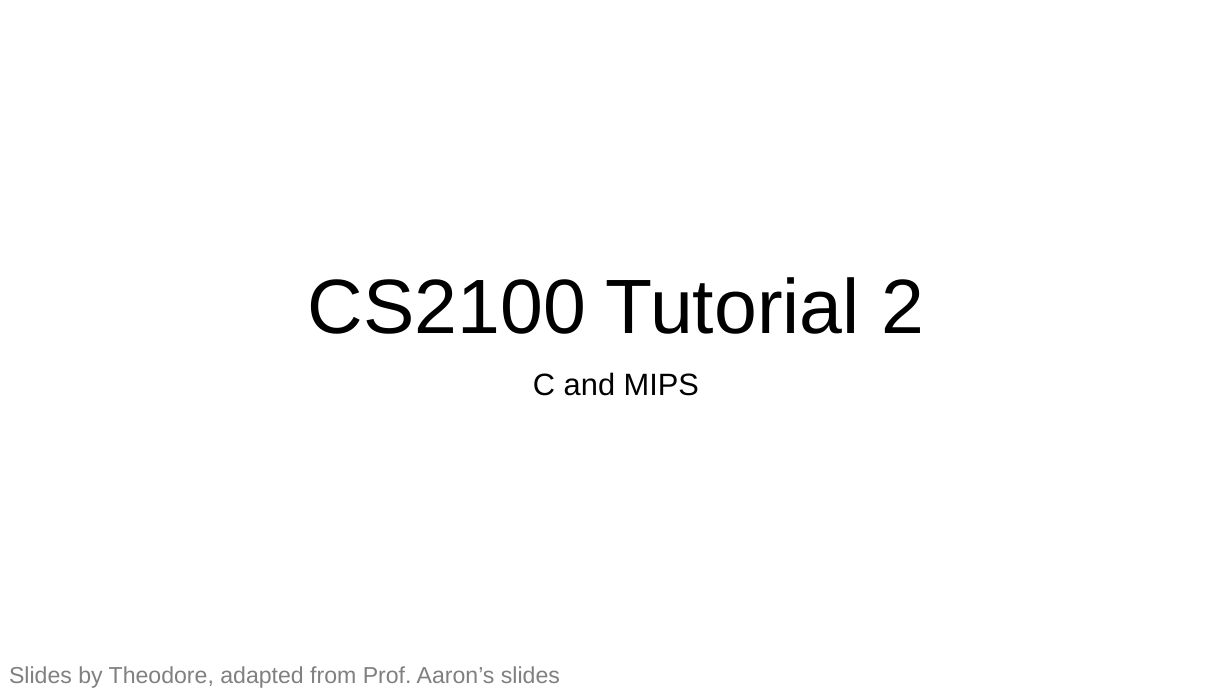
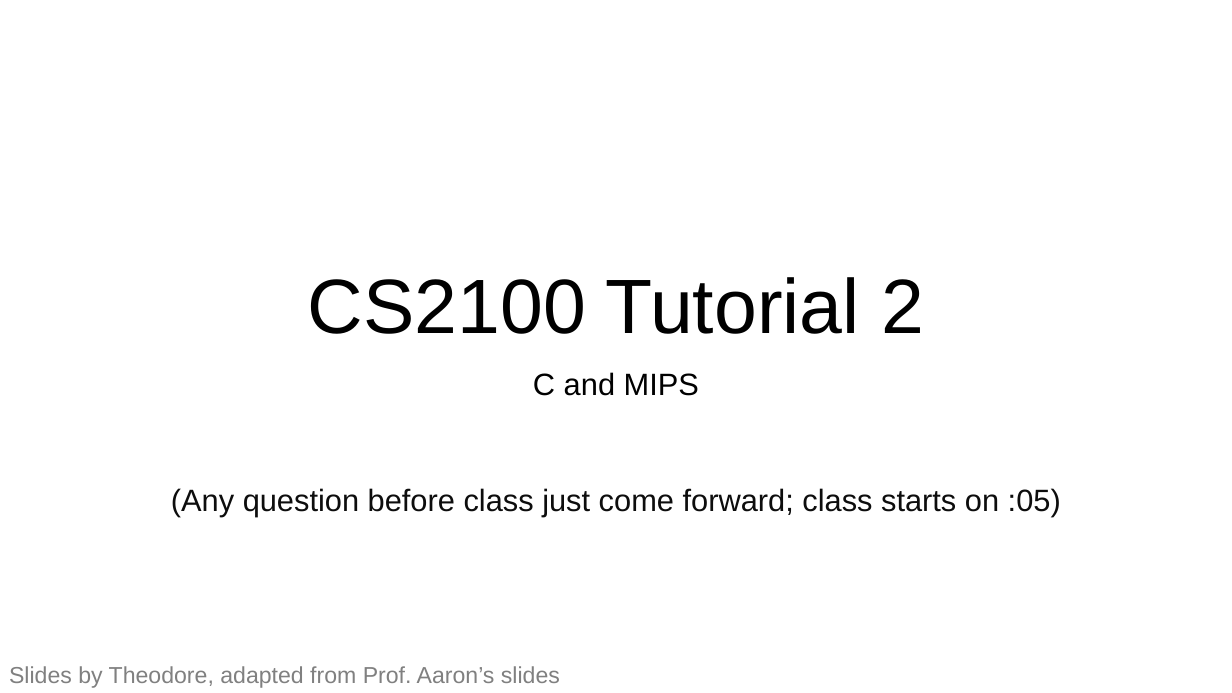
Before and after one commit to theodoreleebrant/TA-2425S1, a slide deck: slide 1 of CS2100/CS2100 Tutorial 2.pptx. Drawn at 1232x693 pixels with LibreOffice and Linux fonts; fonts in the diff are those of the drawing. Boxes give left, top, right and bottom in pixels: in the first picture for what was removed or moved away, otherwise in the second. Text is boxed around its words. In the diff, an @@ line names an element or a change of style, - is before the commit and + after.

```diff
--- a/CS2100/CS2100 Tutorial 2.pptx
+++ b/CS2100/CS2100 Tutorial 2.pptx
@@ subtitle at box(171, 488, 1061, 517): paragraph added @@
+(Any question before class just come forward; class starts on :05)
```
Also in this commit, not shown: 9 other slides changed, 2 slides added.
